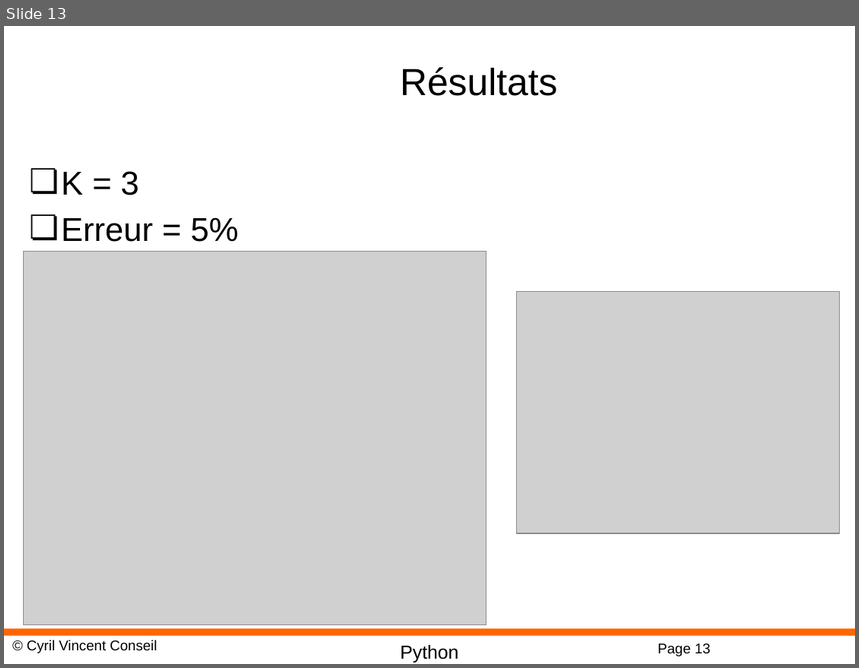
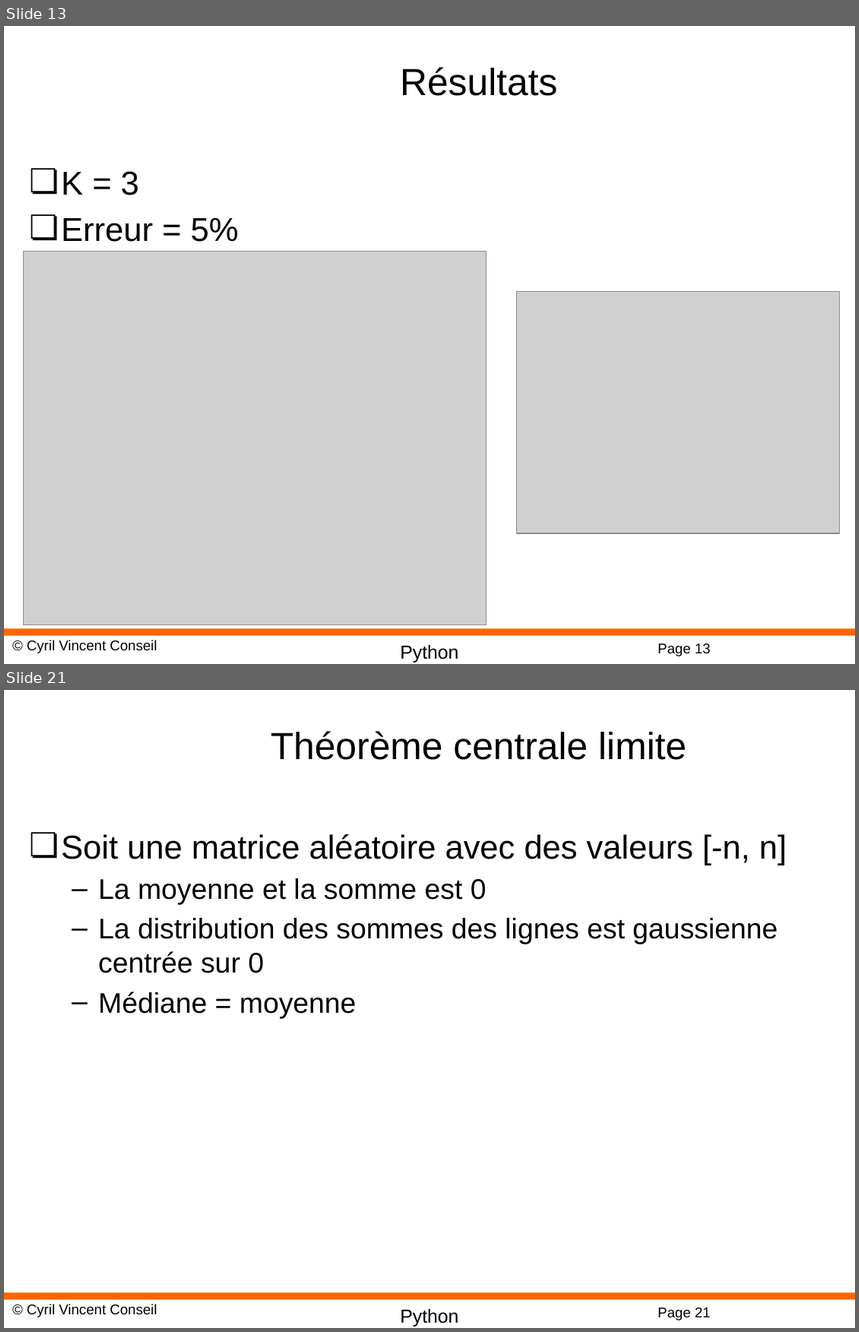
Before and after one commit to cyrilvincent/ML, a slide deck: PPT/MachineLearning14-KNN.pptx. Shown one above the other, each under a label of ours: slide 13 before the commit, slides 13 and 21 after it; the slides between them are not shown. The pictures are 859x668 and 859x1332 pixels, drawn with LibreOffice and Linux fonts; fonts in the diff are those of the drawing; grey boxes stand for pictures; background and template pictures are left out. Boxes give left, top, right and bottom in pixels: in the first picture for what was removed or moved away, otherwise in the second. Text is boxed around its words. In the diff, an @@ line names an element or a change of style, - is before the commit and + after.

```diff
--- a/PPT/MachineLearning14-KNN.pptx
+++ b/PPT/MachineLearning14-KNN.pptx
@@ slide 21 added at <box>4,690,855,1328</box>, background #FFFFFF; not listed: 4 template elements that a slide beside it also shows @@
@@ title added at <box>271,731,686,760</box>, 32 pt, text #000000 @@
+Théorème centrale limite
@@ text added at <box>61,834,787,1018</box>, 24 pt, text #000000 @@
+❏ Soit une matrice aléatoire avec des valeurs [-n, n]
+  – La moyenne et la somme est 0
+  – La distribution des sommes des lignes est gaussienne centrée sur 0
+  – Médiane = moyenne
```
Also in this commit, not shown: 12 other slides added, 2 other files.
